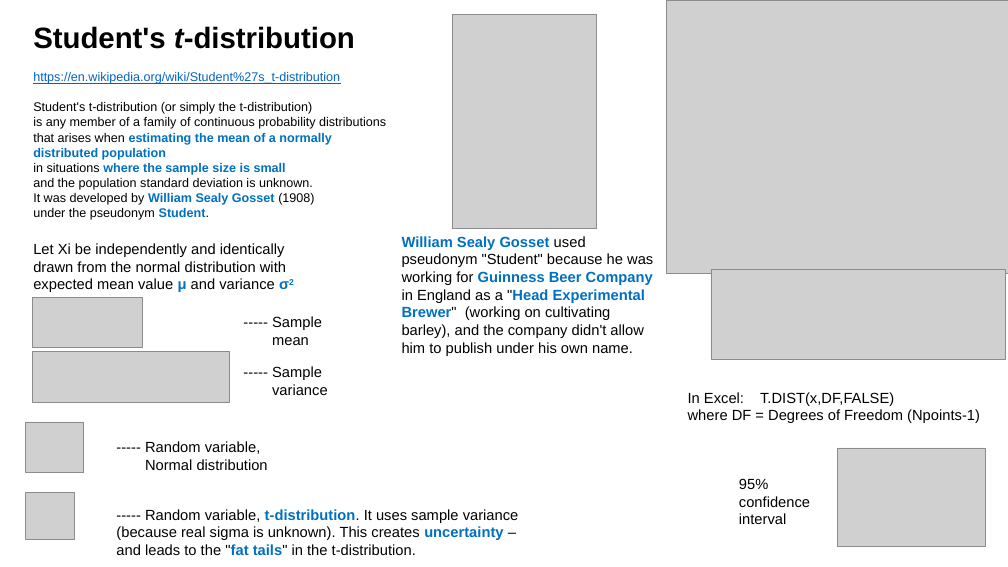
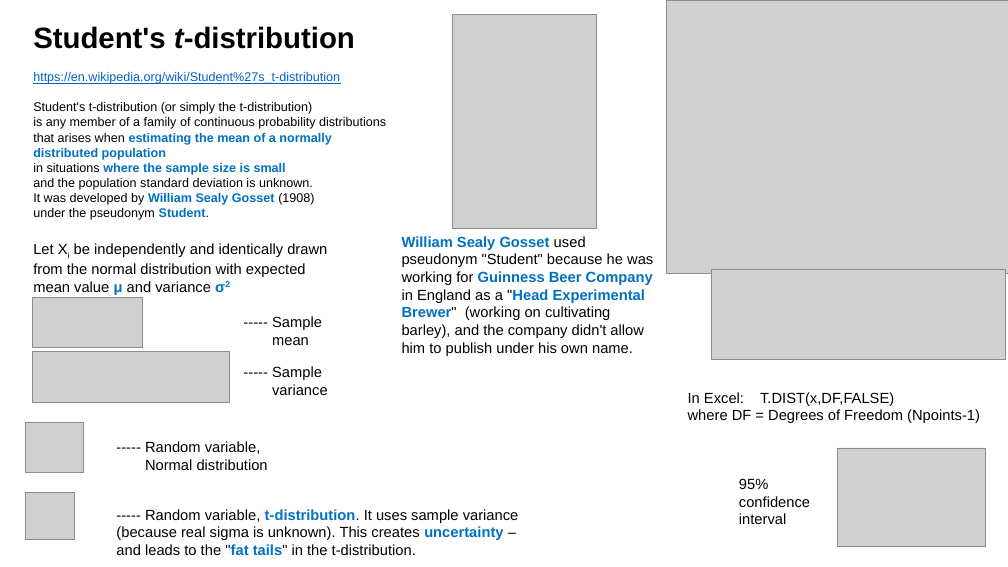
Before and after one commit to lselector/ml_ai_doc, a slide deck: slide 1 of statistics_07_t_distribution.pptx. Drawn at 1008x567 pixels with LibreOffice and Linux fonts; fonts in the diff are those of the drawing; grey boxes stand for pictures. Boxes give left, top, right and bottom in pixels: in the first picture for what was removed or moved away, otherwise in the second. Text is boxed around its words. In the diff, an @@ line names an element or a change of style, - is before the commit and + after.

Commit message:
statistics p-value

```diff
--- a/statistics_07_t_distribution.pptx
+++ b/statistics_07_t_distribution.pptx
@@ text "Let Xi be independently and ..." at [33, 243, 327, 295]: now subscript in "Xi" @@
```
Also in this commit, not shown: 4 other files.
